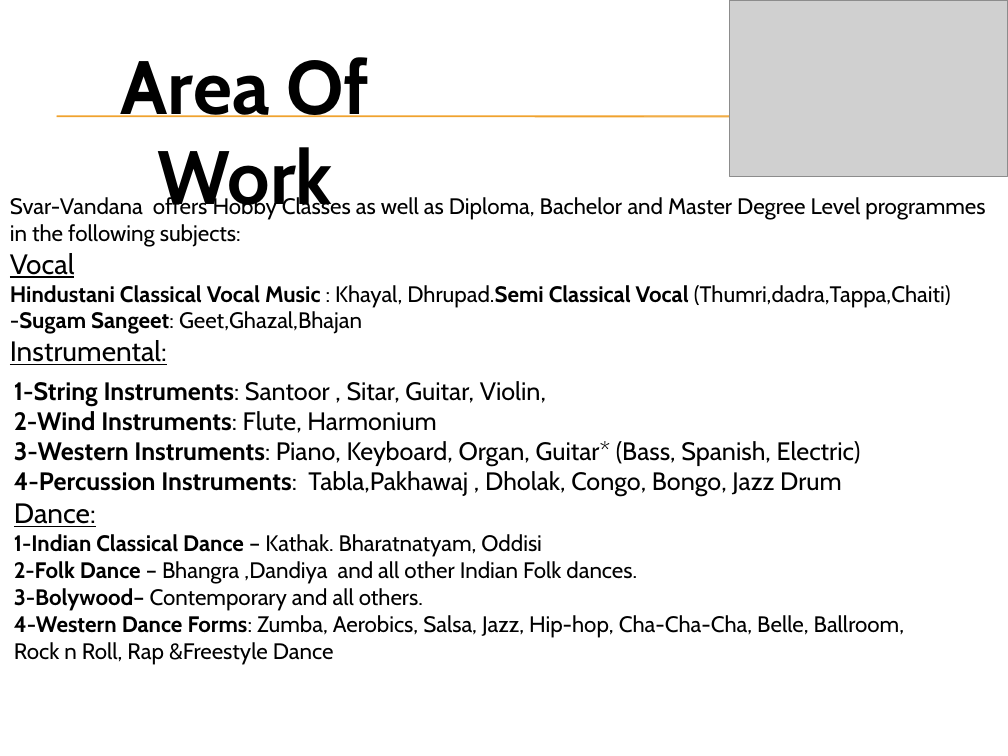
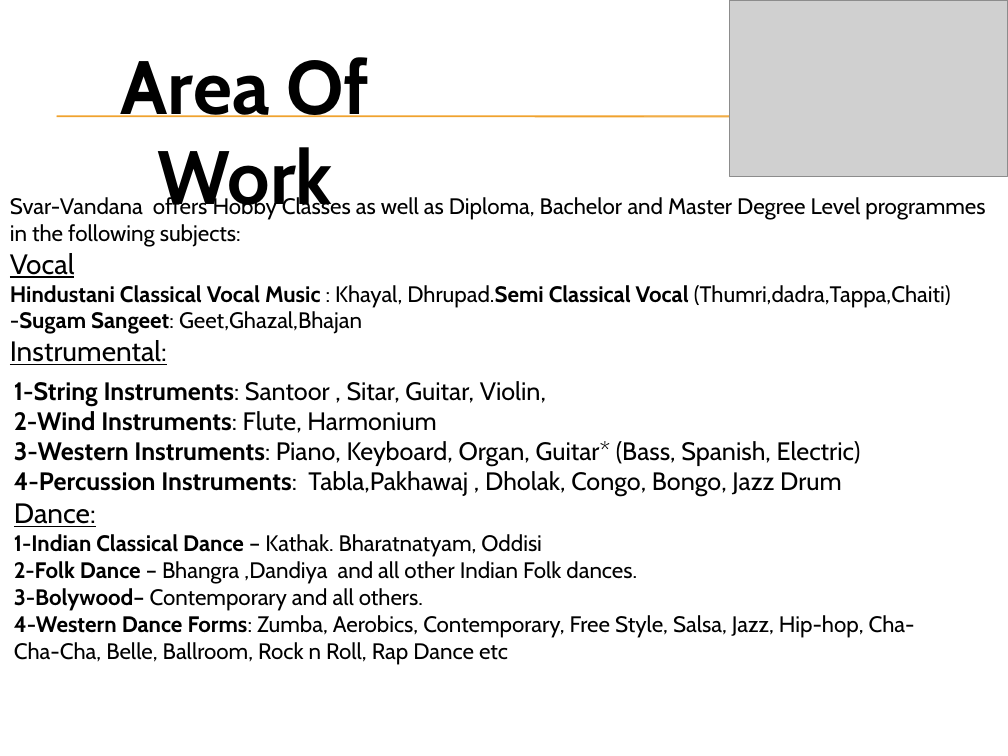
Before and after one commit to mdagar/DBMSwarVandana, a slide deck: slide 10 of DBM_SwarVandana/Content/Downloads/Welcome Presentation.pptx. Drawn at 1008x756 pixels with LibreOffice and Linux fonts; fonts in the diff are those of the drawing; grey boxes stand for pictures; background and template pictures are left out. Boxes give left, top, right and bottom in pixels: in the first picture for what was removed or moved away, otherwise in the second. Text is boxed around its words. In the diff, an @@ line names an element or a change of style, - is before the commit and + after.

```diff
--- a/DBM_SwarVandana/Content/Downloads/Welcome Presentation.pptx
+++ b/DBM_SwarVandana/Content/Downloads/Welcome Presentation.pptx
@@ text at (14,615,915,665): text changed @@
-4-Western Dance Forms: Zumba, Aerobics, Salsa, Jazz, Hip-hop, Cha-Cha-Cha, Belle, Ballroom, Rock n Roll, Rap &Freestyle Dance
+4-Western Dance Forms: Zumba, Aerobics, Contemporary, Free Style, Salsa, Jazz, Hip-hop, Cha-Cha-Cha, Belle, Ballroom, Rock n Roll, Rap Dance etc
```
Also in this commit, not shown: 4 other slides changed, 1 other file.
